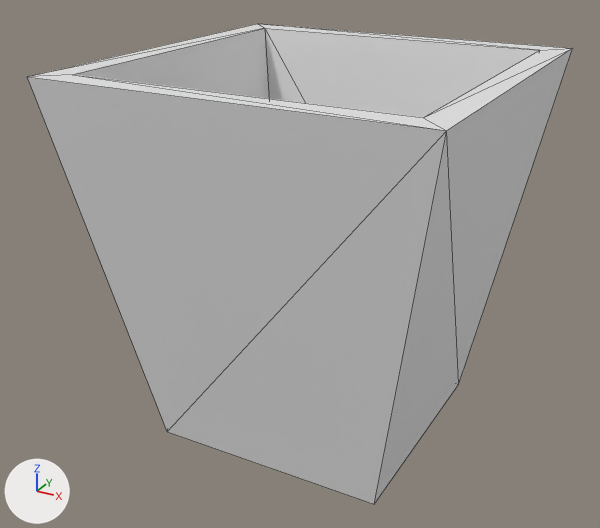
The FBX model Assets/Enviro Static Meshes/Meshes/SM_GarbageCan.fbx: old version first, new version second.
The view is the same before and after, from a camera (50 mm lens) standing at (0.36, -0.7, 0.519) and looking at (-0.016, -0.016, 0.176). The axes (+X, +Y, +Z) are drawn at lower left. The lights are the same throughout. Mesh edges are drawn as thin lines. Where no turn or scale is listed for an object, it has been applied to the vertices.

The first picture shows 'SM_GarbageCan'.
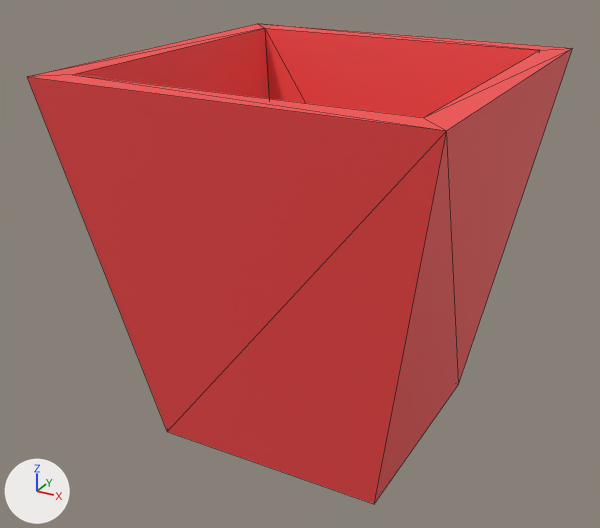
Pixel boxes (x1, y1, x2, y2) of what changed, in the pictures (600 x 528 px):
```json
{"object": "SM_GarbageCan", "change": "surface changed", "before": [27, 24, 573, 504], "after": [27, 24, 573, 504], "on screen": "grey to red"}
```

The change, as JSON lines over the scene's bpy script:
```json
{"op": "add", "block": "img_prop_texture_set01_png", "code": ["img_prop_texture_set01_png = load_image('Prop_Texture_Set01.png', '../../Materials/Prop_Texture_Set01.png', 64, 64, 'sRGB')"]}
{"op": "remove", "block": "mat_mr_props", "code": "mat_mr_props.base_color = (0.8, 0.8, 0.8)  # white #e7e7e7"}
{"op": "add", "block": "mat_mr_props", "code": "mat_mr_props.texture = img_prop_texture_set01_png"}
{"block": "me_cube_002", "where": "me_cube_002.from_pydata(...)  # 16 vertices, 28 faces; spans x -0.187..0.187, y -0.187..0.187, z 0.0..0.38"}
{"block": "me_cube_002", "where": "# used by ob_sm_garbagecan; location = (0.0, 0.0, 0.0)"}
{"block": "me_cube_002", "change": "me_cube_002 part 1: texture (UV) coordinates of 28 of 28 faces, centred in x -0.178..0.178, y -0.178..0.178, z 0.0..0.38, changed; they spanned u 0.12..0.88, v 0.0..1.0 and now span u 0.11..0.11, v 0.25..0.25"}
```
